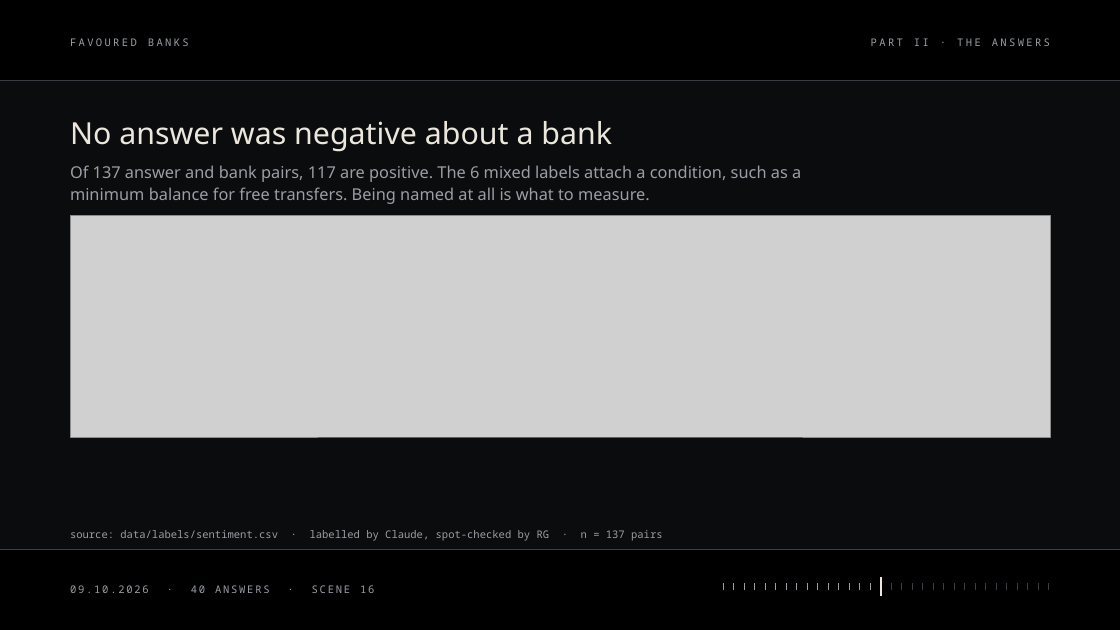
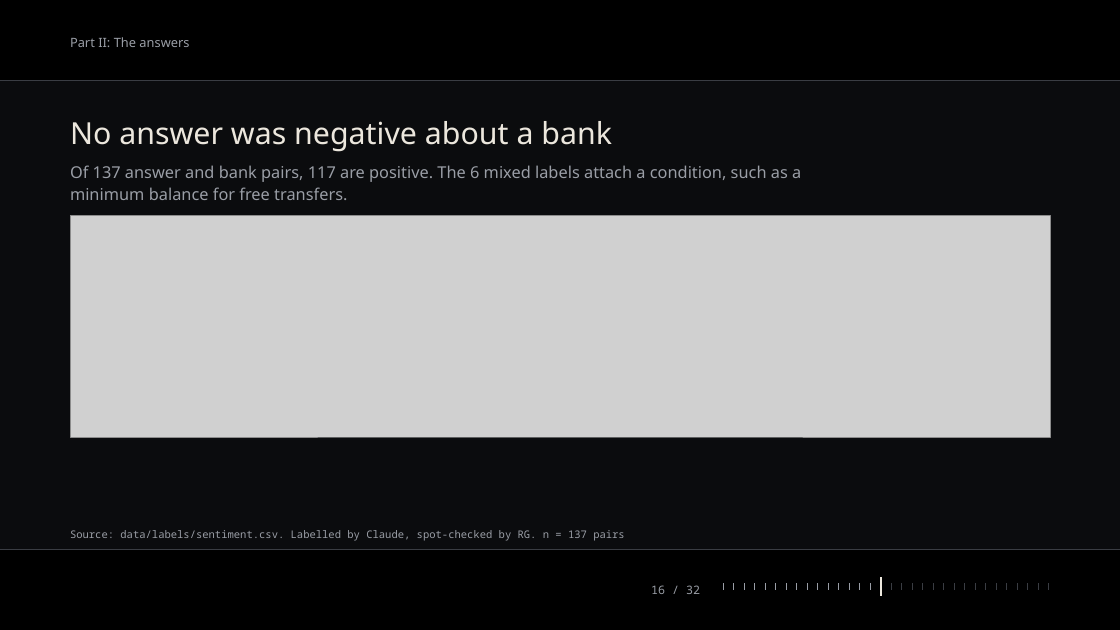
Before and after one commit to rgmwnn/geo-bank-visibility, a slide deck: slide 16 of deck/out/favoured-banks.pptx. Drawn at 1120x630 pixels with LibreOffice and Linux fonts; fonts in the diff are those of the drawing; grey boxes stand for pictures. Boxes give left, top, right and bottom in pixels: in the first picture for what was removed or moved away, otherwise in the second. Text is boxed around its words. In the diff, an @@ line names an element or a change of style, - is before the commit and + after.

```diff
--- a/deck/out/favoured-banks.pptx
+++ b/deck/out/favoured-banks.pptx
@@ text at [70,37,189,47]: text changed; size 9 to 11 pt; font Noto Sans Mono to Noto Sans @@
-PART II · THE ANSWERS
+Part II: The answers
@@ text removed at [70,38,189,46] @@
-FAVOURED BANKS
@@ text at [70,165,801,200]: text changed @@
-Of 137 answer and bank pairs, 117 are positive. The 6 mixed labels attach a condition, such as a minimum balance for free transfers. Being named at all is what to measure.
+Of 137 answer and bank pairs, 117 are positive. The 6 mixed labels attach a condition, such as a minimum balance for free transfers.
@@ text at [70,530,625,541]: text changed @@
-source: data/labels/sentiment.csv · labelled by Claude, spot-checked by RG · n = 137 pairs
+Source: data/labels/sentiment.csv. Labelled by Claude, spot-checked by RG. n = 137 pairs
@@ text removed at [70,585,270,593] @@
-09.10.2026 · 40 ANSWERS · SCENE 16
@@ text added at [651,585,700,594], 10 pt, text #9A9EA6 @@
+16 / 32
```
Also in this commit, not shown: 31 other slides changed, 7 other files.
